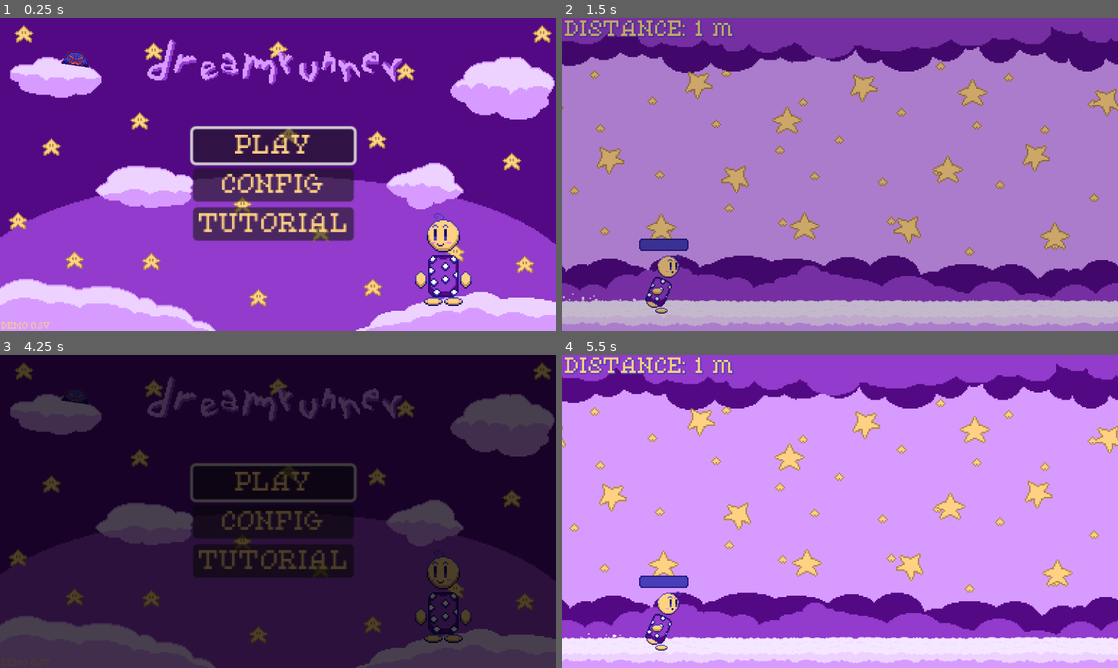
Above: before the commit, frames 1-4 (two rows, left to right).
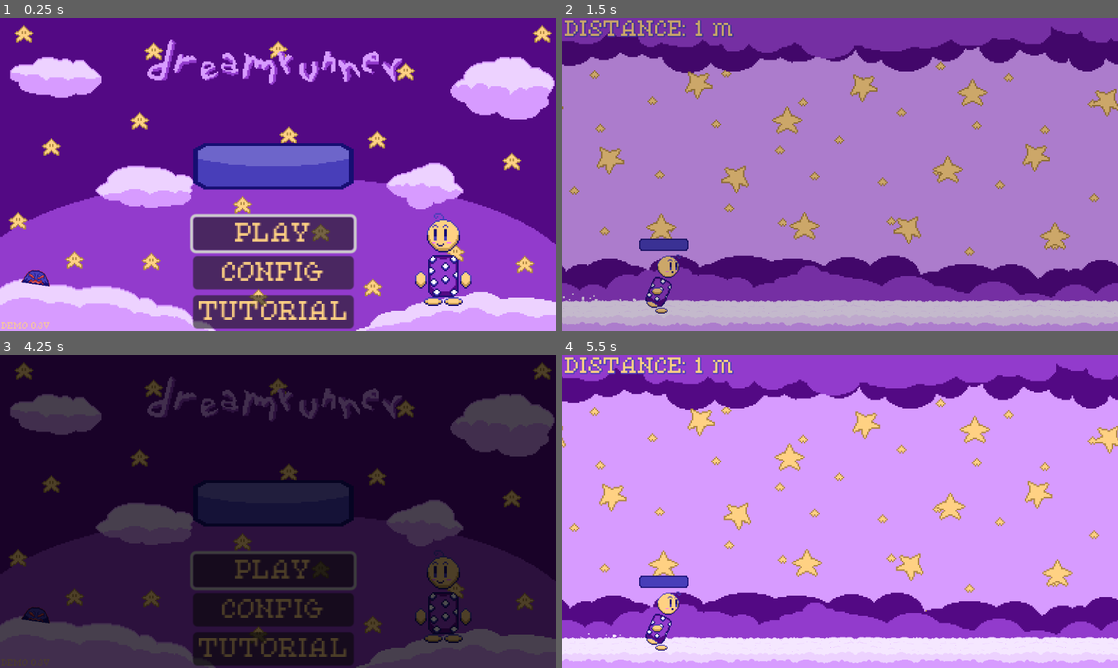
Above: after the commit, the same moments.

Repository: jacio-m/DreamRunner
Game: Godot game, scene res://HUD/main_menu.tscn
The game is run twice, just before and just after one commit, with the same random seed, the same clock (stepped at 60 frames per second) and the same inputs.
Inputs:
- Up to frame 1 (0.25 s): no input
- Up to frame 2 (1.5 s): click "PLAY" at 0.5 s; tap Enter (ui_accept) at 1.25 s; hold Right (ui_right) from 1.28 s (still down)
- Up to frame 3 (4.25 s): tap Enter (ui_accept) at 1.52, 2.27 s; release Right (ui_right) at 2.78 s; hold Left (ui_left) 2.78-3.5 s; click "MAIN MENU" at 3.5 s
- Up to frame 4 (5.5 s): click "PLAY" at 4.25 s; hold Right (ui_right) from 5.03 s (still down); tap Enter (ui_accept) at 5.27 s

The runs differ from the first frame. In frame 1, 17% of the frame differs, in the area x 3-65%, y 10-100%; in frame 2, nothing differs; in frame 3, 14%; in frame 4, nothing differs.

Commit message:
Begin Working on Giving Buttons Texture
Working on making the buttons have custom textures

Diff:
--- a/HUD/main_menu.tscn
+++ b/HUD/main_menu.tscn
@@ -12,7 +12,10 @@
 [ext_resource type="Texture2D" uid="uid://c7cwnnnifrnu5" path="res://Player/Idle Animation/child_idle4.png" id="5_qvokx"]
 [ext_resource type="Texture2D" uid="uid://b85m4btt0vx5h" path="res://HUD/Sprites/menu_title3.png" id="5_xudqj"]
 [ext_resource type="Script" uid="uid://bdq5iqqq4egxr" path="res://HUD/menu_buttons.gd" id="6_qs2e7"]
+[ext_resource type="Texture2D" uid="uid://dr4fjb7r0dc2m" path="res://HUD/Sprites/button_idle.png" id="7_gf600"]
 [ext_resource type="FontFile" uid="uid://eiv0e5a5eppv" path="res://HUD/Fonts/PixelatedEleganceRegular-ovyAA.ttf" id="7_xudqj"]
+[ext_resource type="Texture2D" uid="uid://c83ieknepnjjf" path="res://HUD/Sprites/button_pressed.png" id="8_tukxf"]
+[ext_resource type="Texture2D" uid="uid://6wtaq3o10dqt" path="res://HUD/Sprites/button_focused.png" id="9_rdytk"]
 [ext_resource type="AudioStream" uid="uid://xp7up1ii6a52" path="res://Sounds/shine-2-268904.mp3" id="14_c5h8u"]
 [ext_resource type="AudioStream" uid="uid://cgcxbnq8no005" path="res://Sounds/shine-4-268912.mp3" id="15_64i8y"]
 
@@ -101,6 +104,14 @@
 size_flags_vertical = 4
 script = ExtResource("6_qs2e7")
 
+[node name="PlayButton2" type="TextureButton" parent="MenuButtons"]
+layout_mode = 2
+action_mode = 0
+texture_normal = ExtResource("7_gf600")
+texture_pressed = ExtResource("8_tukxf")
+texture_focused = ExtResource("9_rdytk")
+stretch_mode = 0
+
 [node name="PlayButton" type="Button" parent="MenuButtons"]
 layout_mode = 2
 theme_override_colors/font_color = Color(1, 0.819608, 0.513726, 1)
@@ -126,7 +137,7 @@
 text = "TUTORIAL"
 
 [node name="ShadowIdle" type="AnimatedSprite2D" parent="."]
-position = Vector2(161, 67)
+position = Vector2(79, 520)
 rotation = 0.146608
 sprite_frames = SubResource("SpriteFrames_6co8s")
 animation = &"Shadow Idle"
@@ -151,7 +162,12 @@
 
 [node name="SelectingSound" type="AudioStreamPlayer" parent="."]
 stream = ExtResource("14_c5h8u")
+pitch_scale = 3.05
 
 [node name="EnterSound" type="AudioStreamPlayer" parent="."]
 stream = ExtResource("15_64i8y")
 pitch_scale = 2.99
+
+[connection signal="focus_entered" from="MenuButtons/PlayButton" to="MenuButtons" method="_on_play_button_focus_entered"]
+[connection signal="focus_entered" from="MenuButtons/ConfigButton" to="MenuButtons" method="_on_config_button_focus_entered"]
+[connection signal="focus_entered" from="MenuButtons/TutorialButton" to="MenuButtons" method="_on_tutorial_button_focus_entered"]
--- a/HUD/menu_buttons.gd
+++ b/HUD/menu_buttons.gd
@@ -17,3 +17,12 @@
 func tutorial_scene():
 	$"../EnterSound".play()
 	FadeAnimation.fade_to_scene("res://HUD/tutorial.tscn")
+
+func _on_play_button_focus_entered():
+	$"../SelectingSound".play()
+
+func _on_config_button_focus_entered():
+	$"../SelectingSound".play()
+
+func _on_tutorial_button_focus_entered():
+	$"../SelectingSound".play()
Binary file added: HUD/Sprites/button_focused.png
Not shown, added: HUD/Sprites/button_focused.png.import
Binary file added: HUD/Sprites/button_idle.png
Not shown, added: HUD/Sprites/button_idle.png.import
Binary file added: HUD/Sprites/button_pressed.png
Not shown, added: HUD/Sprites/button_pressed.png.import
Not shown: 1 places in HUD/main_menu.tscn that only renumber resources
